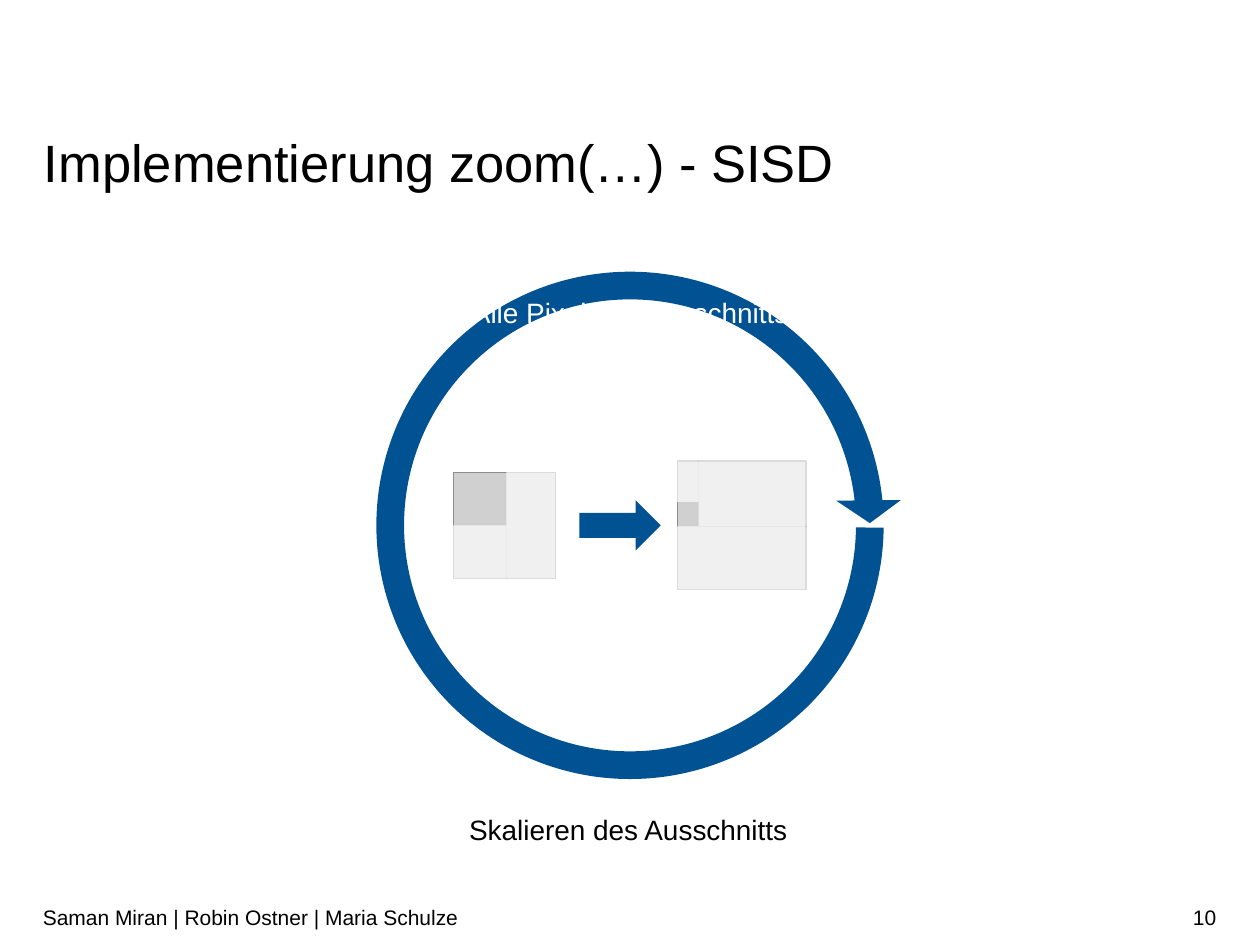
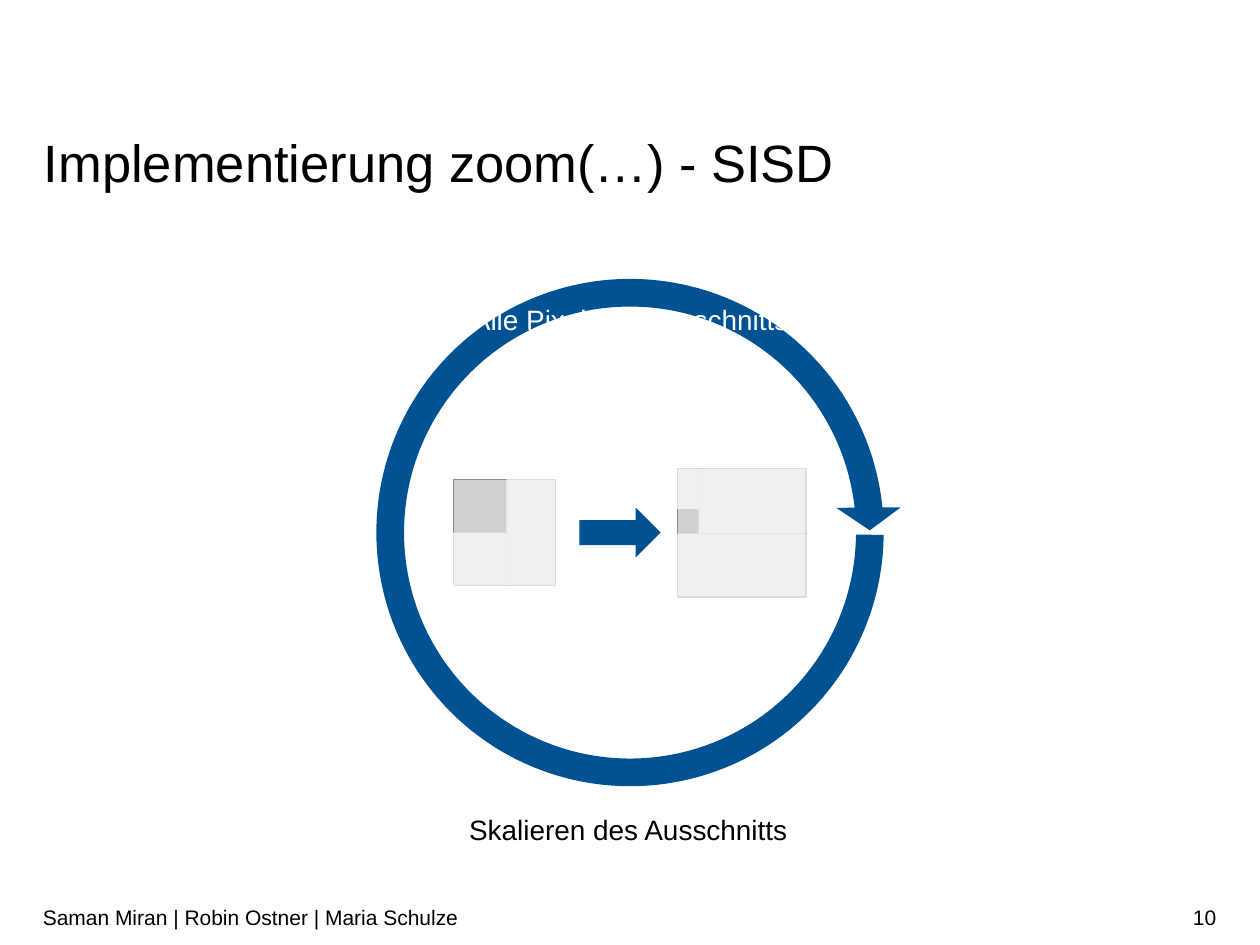
Before and after one commit to RobinOstner/bestASP, a slide deck: slide 10 of Praktikum ASP – Team 15.pptx. Drawn at 1260x945 pixels with LibreOffice and Linux fonts; fonts in the diff are those of the drawing; grey boxes stand for pictures; background and template pictures are left out. Boxes give left, top, right and bottom in pixels: in the first picture for what was removed or moved away, otherwise in the second. Text is boxed around its words. In the diff, an @@ line names an element or a change of style, - is before the commit and + after.

```diff
--- a/Praktikum ASP – Team 15.pptx
+++ b/Praktikum ASP – Team 15.pptx
@@ 3 rectangles: place and size @@
-3 rectangles at (675, 454, 823, 592)
+3 rectangles at (675, 461, 823, 598)
@@ 2 pictures, 2 rectangles, 1 text, 1 circular arrow, 1 right arrow: place and size @@
-2 pictures, 2 rectangles, 1 text, 1 circular arrow, 1 right arrow at (358, 253, 902, 798)
+2 pictures, 2 rectangles, 1 text, 1 circular arrow, 1 right arrow at (358, 261, 902, 805)
```
Also in this commit, not shown: 1 other slide changed.
